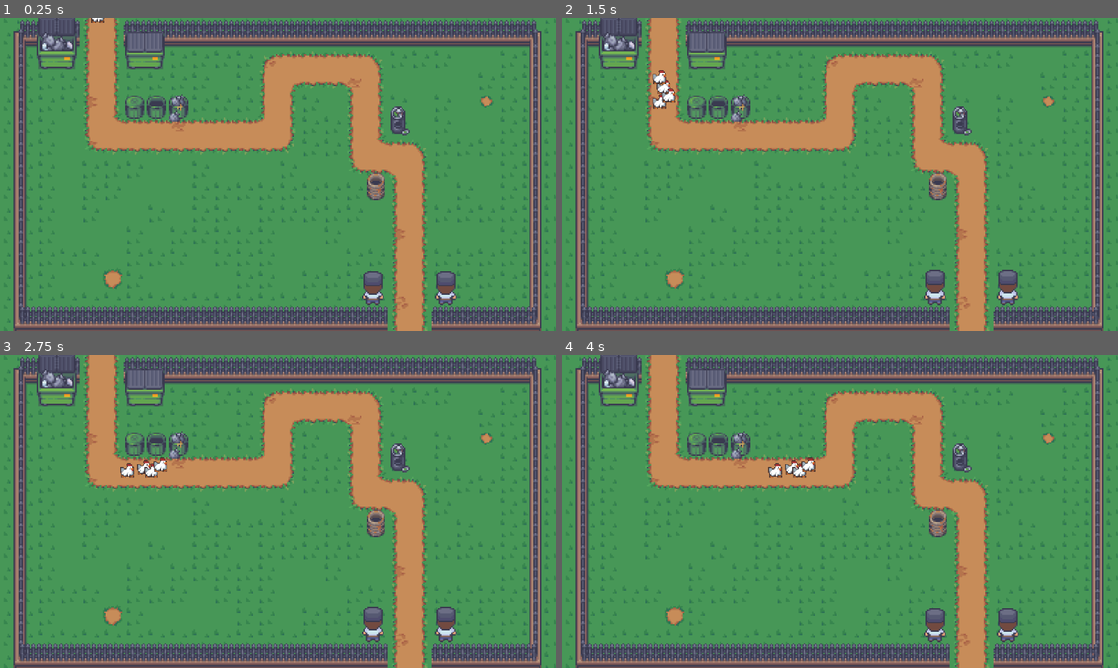
Above: before the commit, frames 1-4 (two rows, left to right).
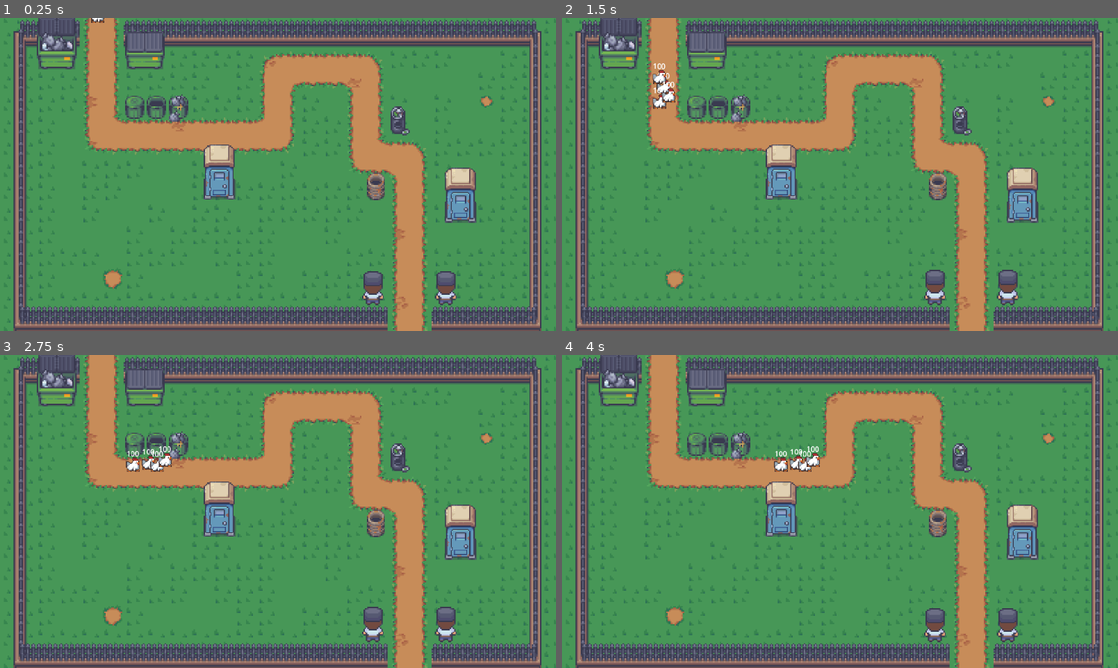
Above: after the commit, the same moments.

Repository: Dev-Santi/Football-Defense
Game: Godot game, scene res://escenas/juego.tscn
The game is run twice, just before and just after one commit, with the same random seed, the same clock (stepped at 60 frames per second) and the same inputs.
Inputs:
- Up to frame 1 (0.25 s): no input
- Up to frame 2 (1.5 s): no input
- Up to frame 3 (2.75 s): no input
- Up to frame 4 (4 s): no input

The runs differ from the first frame. In frame 1, 1.9% of the frame differs, in the area x 36-86%, y 40-66%; in frame 2, 2.0%; in frame 3, 2.4%; in frame 4, 2.5%, in the area x 36-86%, y 29-66%.

Commit message:
Ataque a enemigos

Diff:
--- a/escenas/enemigos/enemigo.gd
+++ b/escenas/enemigos/enemigo.gd
@@ -2,19 +2,25 @@
 
 var velocidad:int = 150
 var direccion:String = "abajo"
+var vida = 100
 
-func getVelocidad():
+func getVida() -> int:
+	return vida
+
+func getVelocidad() -> int:
 	return velocidad
 
-func getDireccion():
+func getDireccion() -> String:
 	return direccion
 
-func setDireccion(nuevaDireccion:String):
+func setDireccion(nuevaDireccion:String) -> void:
 	direccion = nuevaDireccion
 
-func setVelocidad(nuevaVelocidad:int):
+func setVelocidad(nuevaVelocidad:int) -> void:
 	velocidad = nuevaVelocidad
 
+func setVida(nuevaVida) -> void:
+	vida = nuevaVida
 
 
 
@@ -22,6 +28,12 @@
 	add_to_group("Enemigos")
 
 func _process(delta):
+	# Mostrar la vida o eliminar enemigo
+	if(getVida() <= 0):
+		eliminar()
+	$Label.text = str(getVida())
+
+	# Mover al enemigo
 	if direccion == "derecha":
 		position += Vector2(velocidad * delta,0)
 	elif direccion == "abajo":
@@ -30,3 +42,11 @@
 		position += Vector2(-1 * velocidad * delta,0)
 	else:
 		position += Vector2(0, -1 * velocidad * delta)
+
+
+
+func eliminar() -> void:
+	queue_free()
+
+func quitarVida(cantidad:int) -> void:
+	setVida(getVida() - cantidad)
--- a/escenas/enemigos/enemigo.tscn
+++ b/escenas/enemigos/enemigo.tscn
@@ -1,8 +1,6 @@
-[gd_scene load_steps=3 format=3 uid="uid://d1ypwyigarbn8"]
+[gd_scene load_steps=2 format=3 uid="uid://d1ypwyigarbn8"]
 
 [ext_resource type="Script" path="res://escenas/enemigos/enemigo.gd" id="1_yd4y7"]
-
-[sub_resource type="RectangleShape2D" id="RectangleShape2D_xomdi"]
 
 [node name="Enemigo" type="Area2D"]
 script = ExtResource("1_yd4y7")
@@ -10,6 +8,9 @@
 [node name="Sprite2D" type="Sprite2D" parent="."]
 
 [node name="CollisionShape2D" type="CollisionShape2D" parent="."]
-shape = SubResource("RectangleShape2D_xomdi")
 
 [node name="AnimationPlayer" type="AnimationPlayer" parent="."]
+
+[node name="Label" type="Label" parent="."]
+offset_right = 40.0
+offset_bottom = 23.0
--- /dev/null
+++ b/escenas/enemigos/gallina.gd
@@ -0,0 +1 @@
+extends "res://escenas/enemigos/enemigo.gd"
--- a/escenas/enemigos/gallina.tscn
+++ b/escenas/enemigos/gallina.tscn
@@ -1,10 +1,11 @@
-[gd_scene load_steps=7 format=3 uid="uid://ct0h1iyfj7620"]
+[gd_scene load_steps=8 format=3 uid="uid://ct0h1iyfj7620"]
 
 [ext_resource type="PackedScene" uid="uid://d1ypwyigarbn8" path="res://escenas/enemigos/enemigo.tscn" id="1_ypdo3"]
+[ext_resource type="Script" path="res://escenas/enemigos/gallina.gd" id="2_odgbp"]
 [ext_resource type="Texture2D" uid="uid://dwjjtj5gurirj" path="res://texturas/ChickenWalking.png" id="2_tcpt1"]
 
 [sub_resource type="RectangleShape2D" id="RectangleShape2D_31cgn"]
-size = Vector2(3.8742, 6.69731)
+size = Vector2(22.2767, 22.0054)
 
 [sub_resource type="Animation" id="Animation_df2g3"]
 length = 0.001
@@ -45,6 +46,7 @@
 }
 
 [node name="Gallina" instance=ExtResource("1_ypdo3")]
+script = ExtResource("2_odgbp")
 
 [node name="Sprite2D" parent="." index="0"]
 texture_filter = 1
@@ -53,7 +55,7 @@
 hframes = 4
 
 [node name="CollisionShape2D" parent="." index="1"]
-position = Vector2(-1.19209e-07, 12.5)
+position = Vector2(0.5, 4.50001)
 scale = Vector2(1.03247, 1.0452)
 shape = SubResource("RectangleShape2D_31cgn")
 
@@ -63,3 +65,11 @@
 "": SubResource("AnimationLibrary_trpn8")
 }
 autoplay = "caminar"
+
+[node name="Label" parent="." index="3"]
+offset_left = -22.0
+offset_top = -36.0
+offset_right = 22.0
+offset_bottom = -13.0
+text = "100"
+horizontal_alignment = 1
--- /dev/null
+++ b/escenas/guerreros/baño_quimico.gd
@@ -0,0 +1 @@
+extends "res://escenas/guerreros/guerrero.gd"
--- /dev/null
+++ b/escenas/guerreros/baño_quimico.tscn
@@ -0,0 +1,25 @@
+[gd_scene load_steps=6 format=3 uid="uid://b1q3uxxktsbpl"]
+
+[ext_resource type="PackedScene" uid="uid://cqjukihux6l8h" path="res://escenas/guerreros/guerrero.tscn" id="1_ovbsk"]
+[ext_resource type="Script" path="res://escenas/guerreros/baño_quimico.gd" id="2_bbmmm"]
+[ext_resource type="Texture2D" uid="uid://d0fere6cuqxt7" path="res://texturas/ME_Singles_Worksite_48x48_Portable_Toilet_2.png" id="2_rwau6"]
+
+[sub_resource type="RectangleShape2D" id="RectangleShape2D_r3dxp"]
+size = Vector2(98, 163)
+
+[sub_resource type="CircleShape2D" id="CircleShape2D_7ww0h"]
+radius = 200.844
+
+[node name="Baño Quimico" instance=ExtResource("1_ovbsk")]
+scale = Vector2(0.8, 0.8)
+script = ExtResource("2_bbmmm")
+
+[node name="Sprite2D" parent="." index="0"]
+texture = ExtResource("2_rwau6")
+
+[node name="CollisionShape2D" parent="." index="1"]
+position = Vector2(-1, 21.5)
+shape = SubResource("RectangleShape2D_r3dxp")
+
+[node name="CollisionShape2D" parent="Detector de enemigos" index="0"]
+shape = SubResource("CircleShape2D_7ww0h")
--- /dev/null
+++ b/escenas/guerreros/guerrero.gd
@@ -0,0 +1,11 @@
+extends StaticBody2D
+
+func _ready():
+	add_to_group("Guerreros")
+
+func _process(_delta):
+	pass
+
+func _on_detector_de_enemigos_area_entered(area):
+	if area.is_in_group("Enemigos"):
+		print("Entro")
--- /dev/null
+++ b/escenas/guerreros/guerrero.tscn
@@ -0,0 +1,17 @@
+[gd_scene load_steps=2 format=3 uid="uid://cqjukihux6l8h"]
+
+[ext_resource type="Script" path="res://escenas/guerreros/guerrero.gd" id="1_grdy4"]
+
+[node name="Guerrero" type="StaticBody2D"]
+script = ExtResource("1_grdy4")
+
+[node name="Sprite2D" type="Sprite2D" parent="."]
+
+[node name="CollisionShape2D" type="CollisionShape2D" parent="."]
+
+[node name="Detector de enemigos" type="Area2D" parent="."]
+
+[node name="CollisionShape2D" type="CollisionShape2D" parent="Detector de enemigos"]
+position = Vector2(2, 17)
+
+[connection signal="area_entered" from="Detector de enemigos" to="." method="_on_detector_de_enemigos_area_entered"]
--- a/escenas/niveles/tutorial.gd
+++ b/escenas/niveles/tutorial.gd
@@ -7,9 +7,7 @@
 	pass
 
 
-
-
-
+# Hacer girar a los enemigos por el camino
 func _on_derecha_area_entered(area):
 	if(area.is_in_group("Enemigos")):
 		area.setDireccion("derecha")
--- a/escenas/niveles/tutorial.tscn
+++ b/escenas/niveles/tutorial.tscn
@@ -1,15 +1,16 @@
-[gd_scene load_steps=7 format=3 uid="uid://bmqxjsjsnf14c"]
+[gd_scene load_steps=8 format=3 uid="uid://bmqxjsjsnf14c"]
 
 [ext_resource type="PackedScene" uid="uid://d3gioiclnkwjn" path="res://escenas/niveles/nivel.tscn" id="1_ni4m5"]
 [ext_resource type="PackedScene" uid="uid://c4p47ic3duy58" path="res://escenas/npcs/police.tscn" id="2_6x7bv"]
 [ext_resource type="Script" path="res://escenas/niveles/tutorial.gd" id="2_saiao"]
 [ext_resource type="PackedScene" uid="uid://ct0h1iyfj7620" path="res://escenas/enemigos/gallina.tscn" id="3_308ba"]
+[ext_resource type="PackedScene" uid="uid://b1q3uxxktsbpl" path="res://escenas/guerreros/baño_quimico.tscn" id="5_0bpvy"]
 
 [sub_resource type="RectangleShape2D" id="RectangleShape2D_jq6s5"]
-size = Vector2(92.1164, 7.59033)
+size = Vector2(92.1164, 11.1626)
 
 [sub_resource type="RectangleShape2D" id="RectangleShape2D_yjulx"]
-size = Vector2(85, 8.85675)
+size = Vector2(85, 11.3142)
 
 [node name="Tutorial" instance=ExtResource("1_ni4m5")]
 script = ExtResource("2_saiao")
@@ -22,7 +23,53 @@
 layer_2/name = "Medio"
 layer_2/tile_data = PackedInt32Array(393232, 1245185, 57, 458768, 1245185, 58, 5, 1310721, 21, 65541, 1310721, 22, 6, 1 …(307 unchanged characters)…
 
-[node name="NPCS" type="Node2D" parent="." index="2"]
+[node name="Areas donde girar" type="Node2D" parent="." index="2"]
+
+[node name="Derecha" type="Area2D" parent="Areas donde girar" index="0"]
+
+[node name="CollisionShape2D" type="CollisionShape2D" parent="Areas donde girar/Derecha" index="0"]
+position = Vector2(198, 241)
+rotation = -0.495674
+shape = SubResource("RectangleShape2D_jq6s5")
+
+[node name="Arriba" type="Area2D" parent="Areas donde girar" index="1"]
+
+[node name="CollisionShape2D" type="CollisionShape2D" parent="Areas donde girar/Arriba" index="0"]
+position = Vector2(594, 230)
+rotation = 1.34914
+shape = SubResource("RectangleShape2D_jq6s5")
+
+[node name="Derecha2" type="Area2D" parent="Areas donde girar" index="2"]
+
+[node name="CollisionShape2D" type="CollisionShape2D" parent="Areas donde girar/Derecha2" index="0"]
+position = Vector2(595, 90)
+rotation = 0.47822
+shape = SubResource("RectangleShape2D_jq6s5")
+
+[node name="Abajo" type="Area2D" parent="Areas donde girar" index="3"]
+
+[node name="CollisionShape2D" type="CollisionShape2D" parent="Areas donde girar/Abajo" index="0"]
+position = Vector2(783, 112)
+rotation = -1.32994
+shape = SubResource("RectangleShape2D_yjulx")
+
+[node name="Derecha3" type="Area2D" parent="Areas donde girar" index="4"]
+
+[node name="CollisionShape2D" type="CollisionShape2D" parent="Areas donde girar/Derecha3" index="0"]
+position = Vector2(779, 294)
+rotation = -0.411898
+shape = SubResource("RectangleShape2D_jq6s5")
+
+[node name="Abajo2" type="Area2D" parent="Areas donde girar" index="5"]
+position = Vector2(857, 343)
+rotation = -0.144862
+
+[node name="CollisionShape2D" type="CollisionShape2D" parent="Areas donde girar/Abajo2" index="0"]
+position = Vector2(23.1736, -41.0851)
+rotation = -1.12748
+shape = SubResource("RectangleShape2D_yjulx")
+
+[node name="NPCS" type="Node2D" parent="." index="3"]
 
 [node name="Police" parent="NPCS" index="0" instance=ExtResource("2_6x7bv")]
 position = Vector2(784, 574)
@@ -30,7 +77,7 @@
 [node name="Police2" parent="NPCS" index="1" instance=ExtResource("2_6x7bv")]
 position = Vector2(943, 574)
 
-[node name="Enemigos" type="Node2D" parent="." index="3"]
+[node name="Enemigos" type="Node2D" parent="." index="4"]
 position = Vector2(192, -91)
 
 [node name="Gallina" parent="Enemigos" index="0" instance=ExtResource("3_308ba")]
@@ -44,58 +91,17 @@
 [node name="Gallina4" parent="Enemigos" index="3" instance=ExtResource("3_308ba")]
 position = Vector2(11, 19)
 
-[node name="AreasDondeGirar" type="Node2D" parent="." index="4"]
+[node name="Guerreros" type="Node2D" parent="." index="5"]
 
-[node name="Derecha" type="Area2D" parent="AreasDondeGirar" index="0"]
+[node name="Baño Quimico" parent="Guerreros" index="0" instance=ExtResource("5_0bpvy")]
+position = Vector2(449, 303)
 
-[node name="CollisionShape2D" type="CollisionShape2D" parent="AreasDondeGirar/Derecha" index="0"]
-position = Vector2(206, 238)
-rotation = -0.598648
-shape = SubResource("RectangleShape2D_jq6s5")
+[node name="Baño Quimico2" parent="Guerreros" index="1" instance=ExtResource("5_0bpvy")]
+position = Vector2(975, 353)
 
-[node name="Derecha" type="Area2D" parent="AreasDondeGirar/Derecha" index="1"]
-
-[node name="Arriba" type="Area2D" parent="AreasDondeGirar" index="1"]
-
-[node name="CollisionShape2D" type="CollisionShape2D" parent="AreasDondeGirar/Arriba" index="0"]
-position = Vector2(578, 227)
-rotation = 0.837758
-shape = SubResource("RectangleShape2D_jq6s5")
-
-[node name="Derecha2" type="Area2D" parent="AreasDondeGirar" index="2"]
-
-[node name="CollisionShape2D" type="CollisionShape2D" parent="AreasDondeGirar/Derecha2" index="0"]
-position = Vector2(591, 99)
-rotation = 0.47822
-shape = SubResource("RectangleShape2D_jq6s5")
-
-[node name="Abajo" type="Area2D" parent="AreasDondeGirar" index="3"]
-
-[node name="CollisionShape2D" type="CollisionShape2D" parent="AreasDondeGirar/Abajo" index="0"]
-position = Vector2(762, 107)
-rotation = -0.71733
-shape = SubResource("RectangleShape2D_yjulx")
-
-[node name="Derecha3" type="Area2D" parent="AreasDondeGirar" index="4"]
-
-[node name="CollisionShape2D" type="CollisionShape2D" parent="AreasDondeGirar/Derecha3" index="0"]
-position = Vector2(774, 287)
-rotation = -0.719076
-shape = SubResource("RectangleShape2D_jq6s5")
-
-[node name="Abajo2" type="Area2D" parent="AreasDondeGirar" index="5"]
-position = Vector2(857, 343)
-rotation = -0.144862
-
-[node name="CollisionShape2D" type="CollisionShape2D" parent="AreasDondeGirar/Abajo2" index="0"]
-position = Vector2(6.64041, -45.5182)
-rotation = -0.71733
-shape = SubResource("RectangleShape2D_yjulx")
-
-[connection signal="area_entered" from="AreasDondeGirar/Derecha" to="." method="_on_derecha_area_entered"]
-[connection signal="area_entered" from="AreasDondeGirar/Derecha/Derecha" to="." method="_on_derecha_area_entered"]
-[connection signal="area_entered" from="AreasDondeGirar/Arriba" to="." method="_on_arriba_area_entered"]
-[connection signal="area_entered" from="AreasDondeGirar/Derecha2" to="." method="_on_derecha_area_entered"]
-[connection signal="area_entered" from="AreasDondeGirar/Abajo" to="." method="_on_abajo_area_entered"]
-[connection signal="area_entered" from="AreasDondeGirar/Derecha3" to="." method="_on_derecha_area_entered"]
-[connection signal="area_entered" from="AreasDondeGirar/Abajo2" to="." method="_on_abajo_area_entered"]
+[connection signal="area_entered" from="Areas donde girar/Derecha" to="." method="_on_derecha_area_entered"]
+[connection signal="area_entered" from="Areas donde girar/Arriba" to="." method="_on_arriba_area_entered"]
+[connection signal="area_entered" from="Areas donde girar/Derecha2" to="." method="_on_derecha_area_entered"]
+[connection signal="area_entered" from="Areas donde girar/Abajo" to="." method="_on_abajo_area_entered"]
+[connection signal="area_entered" from="Areas donde girar/Derecha3" to="." method="_on_derecha_area_entered"]
+[connection signal="area_entered" from="Areas donde girar/Abajo2" to="." method="_on_abajo_area_entered"]
Binary file added: texturas/ME_Singles_Worksite_48x48_Portable_Toilet_2.png
Not shown, added: texturas/ME_Singles_Worksite_48x48_Portable_Toilet_2.png.import
Binary file added: texturas/ME_Singles_Worksite_48x48_Portable_Toilet_4.png
Not shown, added: texturas/ME_Singles_Worksite_48x48_Portable_Toilet_4.png.import
Binary file added: texturas/ME_Singles_Worksite_48x48_Shovel_1.png
Not shown, added: texturas/ME_Singles_Worksite_48x48_Shovel_1.png.import
